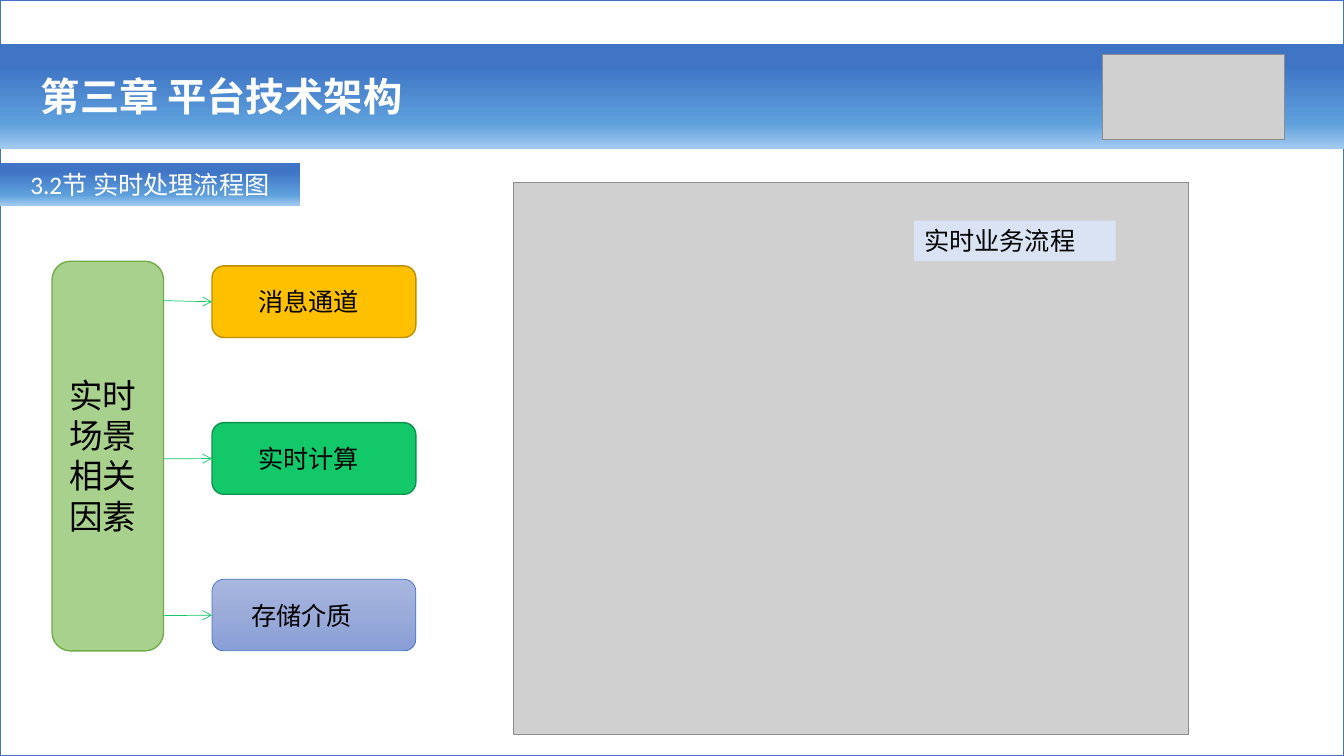
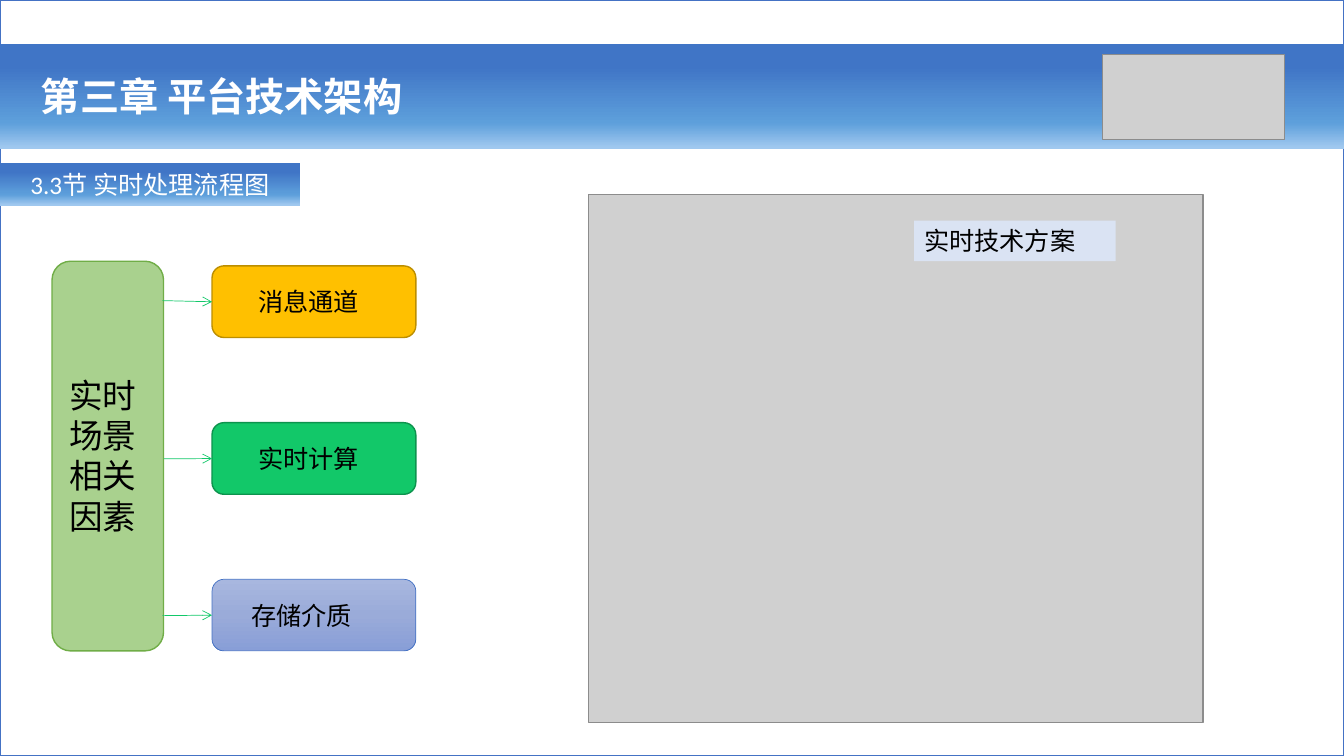
Before and after one commit to ZQHS/qtravel, a slide deck: slide 12 of doc/项目文档/好程序员实时项目(Flink).pptx (slide 10 before the commit). Drawn at 1344x756 pixels with LibreOffice and Linux fonts; fonts in the diff are those of the drawing; grey boxes stand for pictures. Boxes give left, top, right and bottom in pixels: in the first picture for what was removed or moved away, otherwise in the second. Text is boxed around its words. In the diff, an @@ line names an element or a change of style, - is before the commit and + after.

```diff
--- a/doc/项目文档/好程序员实时项目(Flink).pptx
+++ b/doc/项目文档/好程序员实时项目(Flink).pptx
@@ text in rectangle at bbox=[30, 173, 269, 196]: text changed @@
-3.2节 实时处理流程图
+3.3节 实时处理流程图
@@ picture: place and size @@
-picture at bbox=[514, 182, 1189, 735]
+picture at bbox=[589, 195, 1203, 723]
@@ text in rectangle at bbox=[924, 228, 1075, 252]: text changed @@
-实时业务流程
+实时技术方案
```
Also in this commit, not shown: 2 other slides changed, 4 slides added, 2 slides removed, 19 other files.
